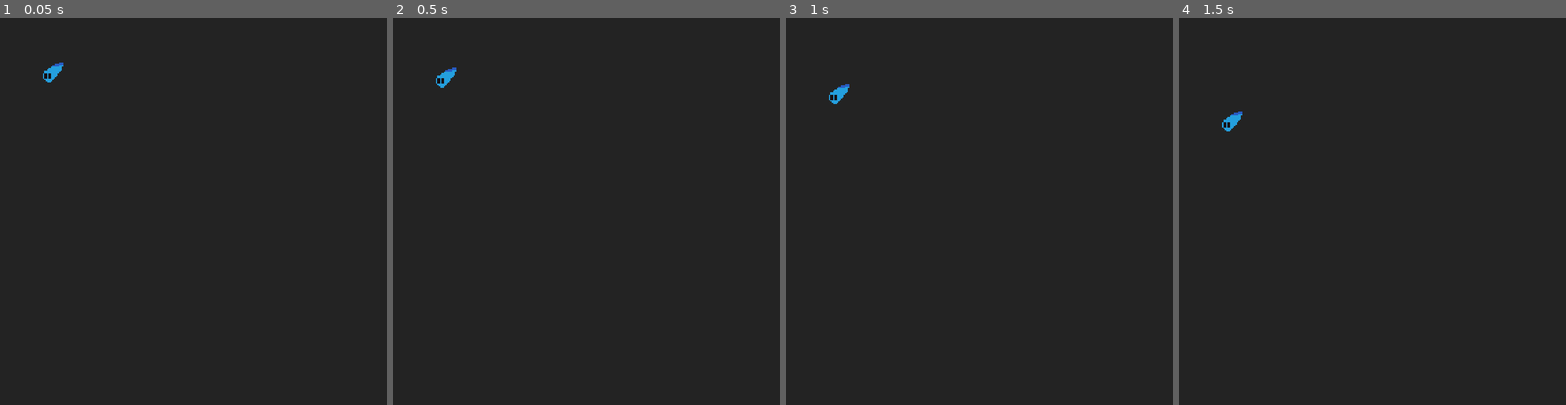
Above: before the commit, frames 1-4 (left to right).
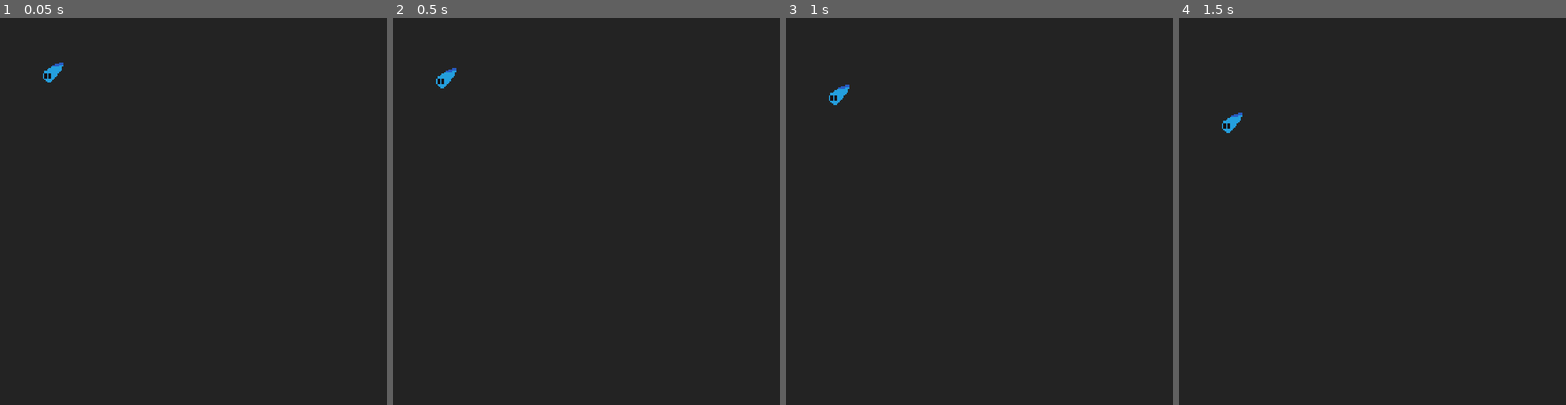
Above: after the commit, the same moments.

Repository: Eeviika/Tomogachika
Game: Godot game, scene res://scenes/debug/test_dummy.tscn
The game is run twice, just before and just after one commit, with the same random seed, the same clock (stepped at 60 frames per second) and the same inputs.
Inputs (mouse positions are in pixels of both pictures, inside the frame that each line leads up to):
- Up to frame 1 (0.05 s): no input
- Up to frame 2 (0.5 s): no input
- Up to frame 3 (1 s): tap Enter at 0.5 s; move the mouse to (1064, 192) at 0.52 s; hold Up (ui_up) from 0.53 s (still down); tap O at 0.6 s; click (1064, 192) at 0.67 s
- Up to frame 4 (1.5 s): release Up (ui_up) at 1.25 s; drag from (1295, 230) to (1353, 288) at 1.27 s

Frame 1 is identical in both runs. In frame 2, less than 0.1% of the frame differs, in the area x 11-17%, y 12-19%; in frame 3, less than 0.1%; in frame 4, less than 0.1%, in the area x 11-17%, y 24-30%.

Commit message:
Update project.godot
Disabled physics interplotation

Diff:
--- a/project.godot
+++ b/project.godot
@@ -43,10 +43,6 @@
 "res://scripts/": "purple"
 }
 
-[physics]
-
-common/physics_interpolation=true
-
 [rendering]
 
 renderer/rendering_method="gl_compatibility"
